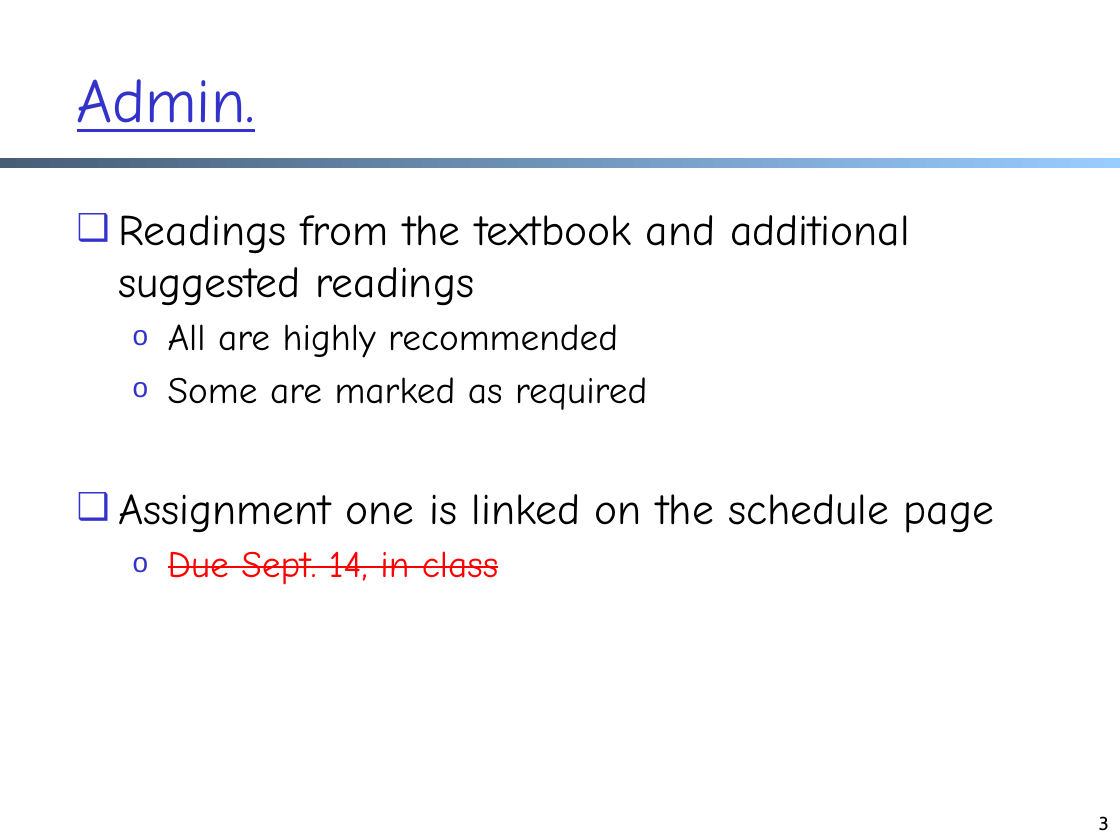
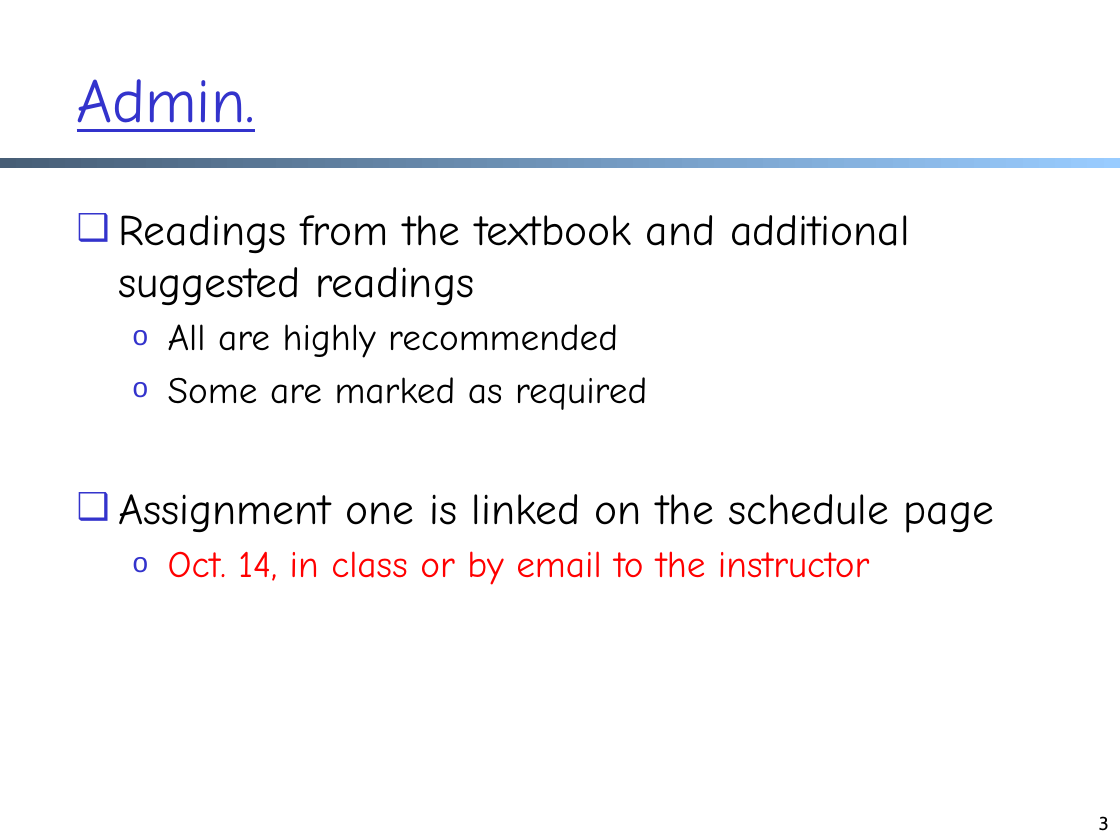
Before and after one commit to xiangq27/xiangq27.github.io, a slide deck: slide 3 of courses/cnns-xmuf21/files/lectures/architecture.pptx. Drawn at 1120x840 pixels with LibreOffice and Linux fonts; fonts in the diff are those of the drawing. Boxes give left, top, right and bottom in pixels: in the first picture for what was removed or moved away, otherwise in the second. Text is boxed around its words. In the diff, an @@ line names an element or a change of style, - is before the commit and + after.

```diff
--- a/courses/cnns-xmuf21/files/lectures/architecture.pptx
+++ b/courses/cnns-xmuf21/files/lectures/architecture.pptx
@@ text at (168, 551, 869, 585): text changed @@
-  o Due Sept. 14, in class
+  o Oct. 14, in class or by email to the instructor
```
Also in this commit, not shown: 16 other slides changed, 6 slides removed, 1 other file.
